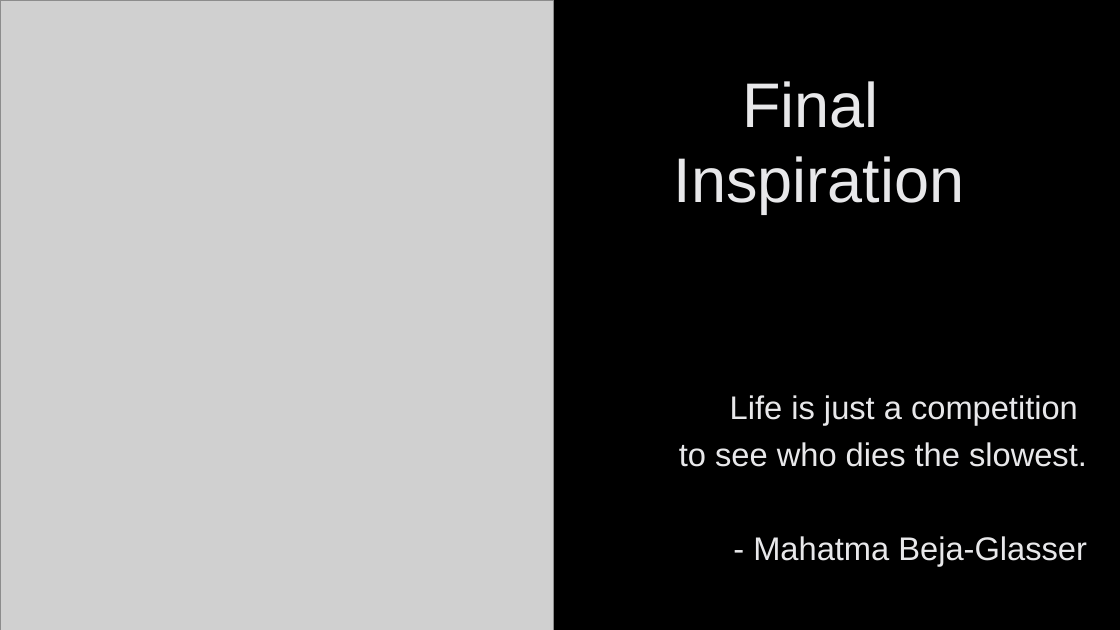
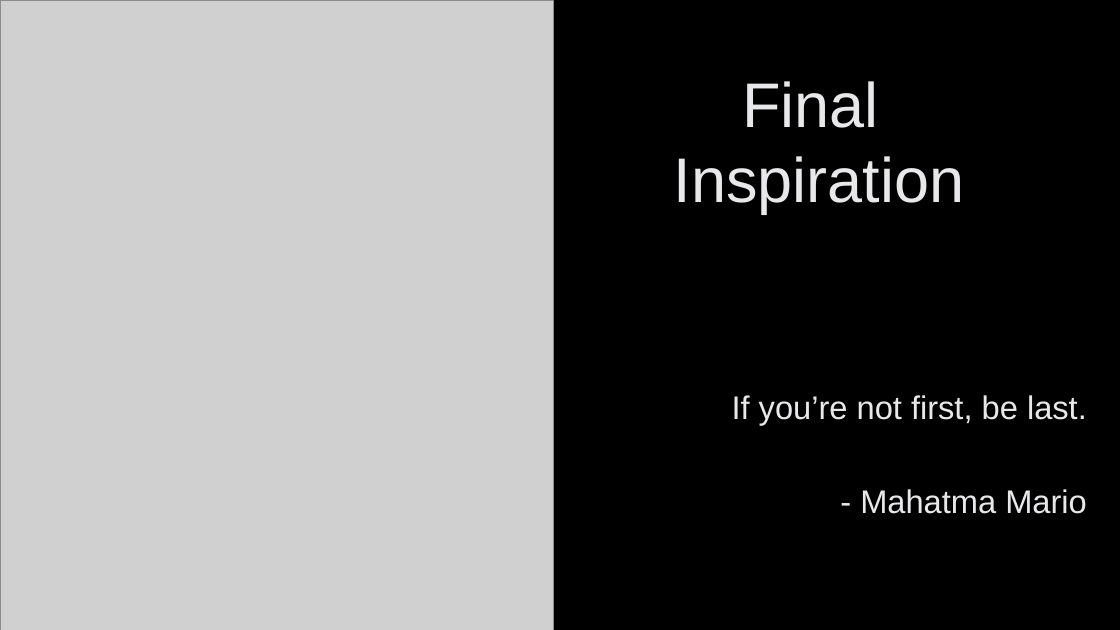
Before and after one commit to SuperMarioGiacomazzo/STOR538_WEBSITE, a slide deck: slide 15 of Slides/Football 7/Footballl_7_Lecture.pptx. Drawn at 1120x630 pixels with LibreOffice and Linux fonts; fonts in the diff are those of the drawing; grey boxes stand for pictures; background and template pictures are left out. Boxes give left, top, right and bottom in pixels: in the first picture for what was removed or moved away, otherwise in the second. Text is boxed around its words. In the diff, an @@ line names an element or a change of style, - is before the commit and + after.

```diff
--- a/Slides/Football 7/Footballl_7_Lecture.pptx
+++ b/Slides/Football 7/Footballl_7_Lecture.pptx
@@ text at (x1=732, y1=395, x2=1087, y2=514): text changed @@
-Life is just a competition
-to see who dies the slowest.
-- Mahatma Beja-Glasser
+If you’re not first, be last.
+- Mahatma Mario
```
Also in this commit, not shown: 2 other slides changed, 1 other file.
